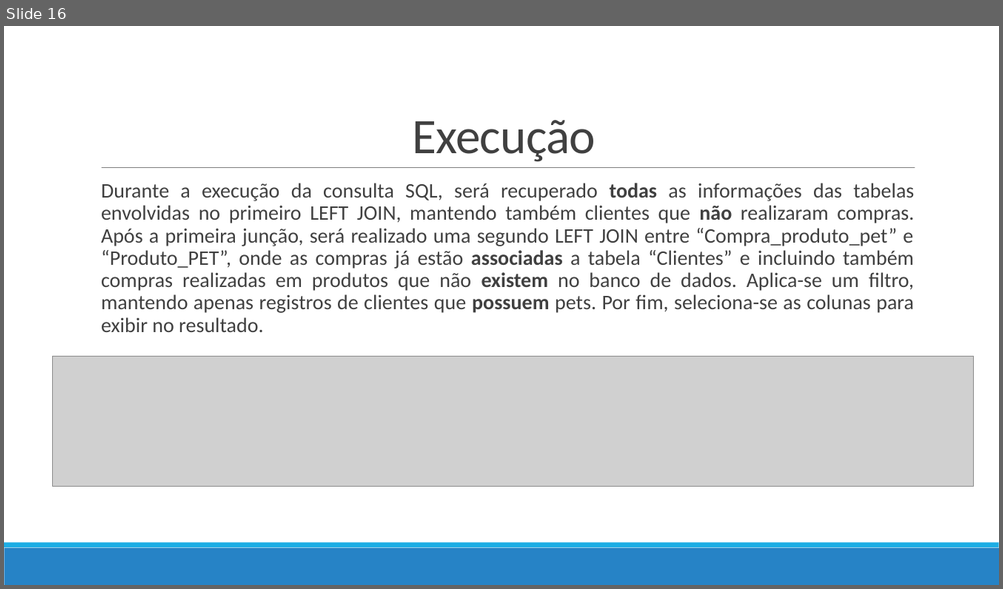
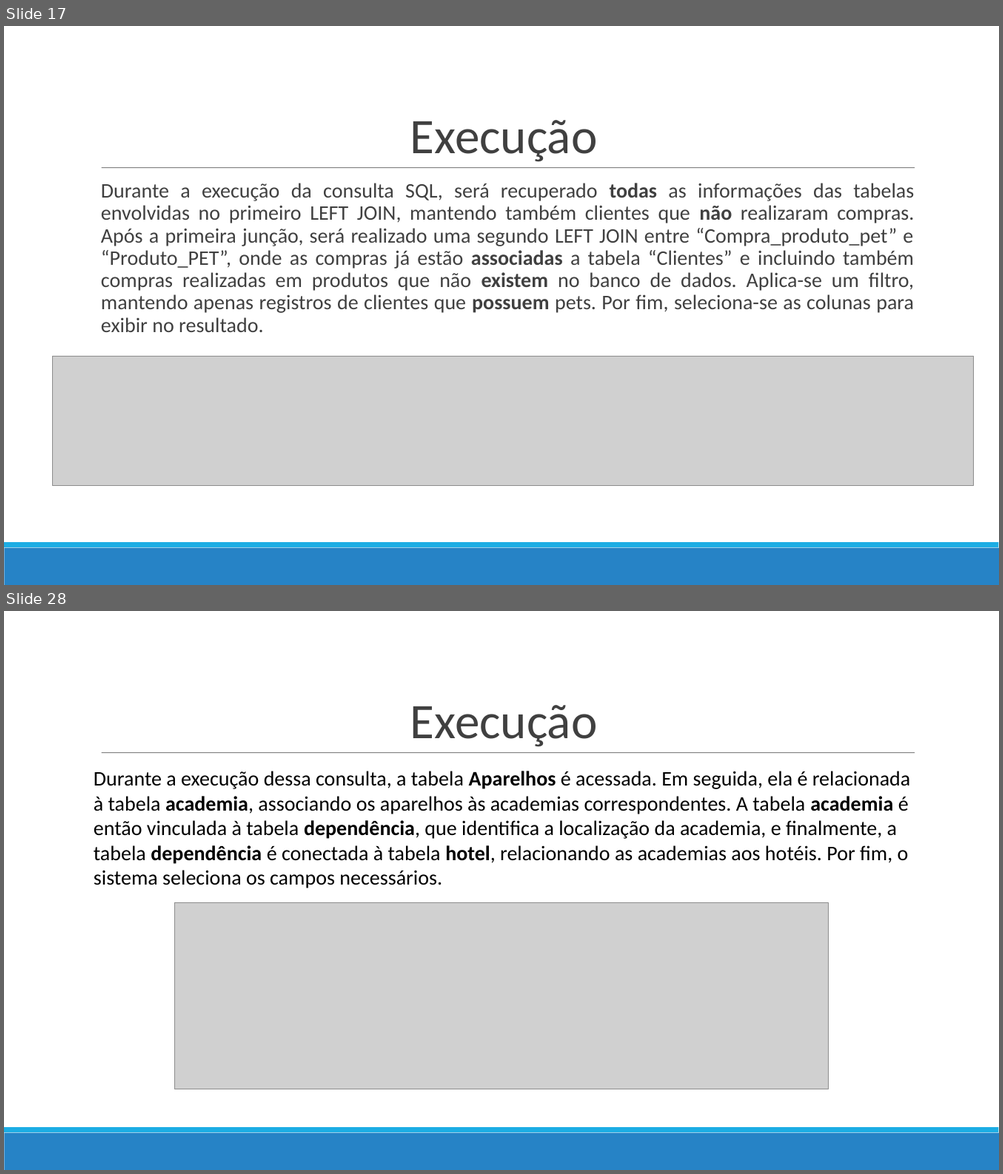
Before and after one commit to Marcos-Med/EpDB, a slide deck: docs/video 3.odp. Shown one above the other, each under a label of ours: slide 16 before the commit, slides 17 and 28 after it; the slides between them are not shown. The pictures are 1003x589 and 1003x1174 pixels, drawn with LibreOffice and Linux fonts; fonts in the diff are those of the drawing; grey boxes stand for pictures. Boxes give left, top, right and bottom in pixels: in the first picture for what was removed or moved away, otherwise in the second. Text is boxed around its words. In the diff, an @@ line names an element or a change of style, - is before the commit and + after.

Commit message:
adicionando consultas
4 - Having, 5 - quatro relações e 6 - uma relação x dois papéis

```diff
--- a/docs/video 3.odp
+++ b/docs/video 3.odp
@@ slide 28 added at (x1=4, y1=611, x2=999, y2=1170), background #FFFFFF; not listed: 3 template elements that a slide beside it also shows @@
@@ text added at (x1=410, y1=705, x2=597, y2=747), 48 pt, text #404040 @@
+Execução
@@ text added at (x1=94, y1=771, x2=910, y2=889), 20 pt, text #000000 @@
+Durante a execução dessa consulta, a tabela Aparelhos é acessada. Em seguida, ela é relacionada à tabela academia, associando os aparelhos às academias correspondentes. A tabela academia é então vinculada à tabela dependência, que identifica a localização da academia, e finalmente, a tabela dependência é conectada à tabela hotel, relacionando as academias aos hotéis. Por fim, o sistema seleciona os campos necessários.
@@ picture added at (x1=175, y1=903, x2=828, y2=1090) @@
@@ what was slide 16 is now slide 17 @@
@@ slide 17 changed as well @@
@@ text "Execução" at (x1=410, y1=120, x2=597, y2=162): letter spacing -0.5 to 0 pt @@
```
Also in this commit, not shown: 17 other slides changed, 14 other slides added, 12 slides removed.
